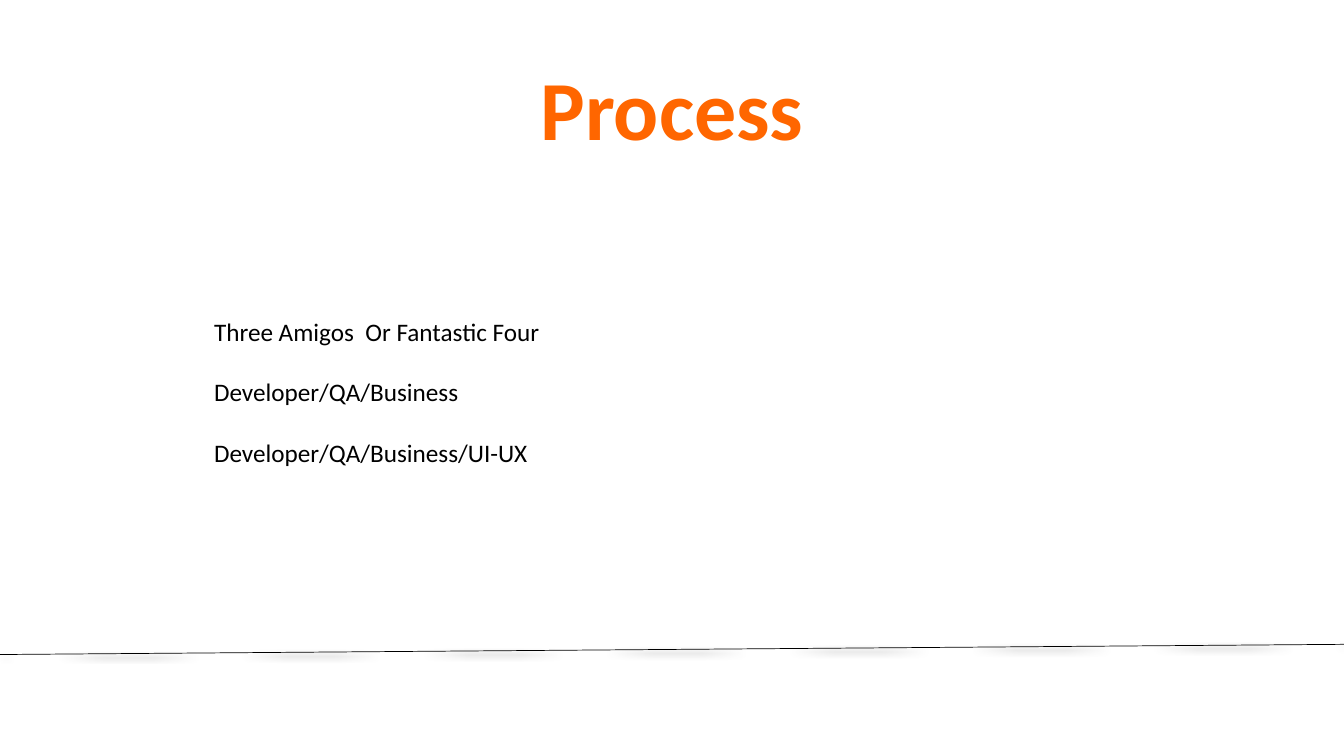
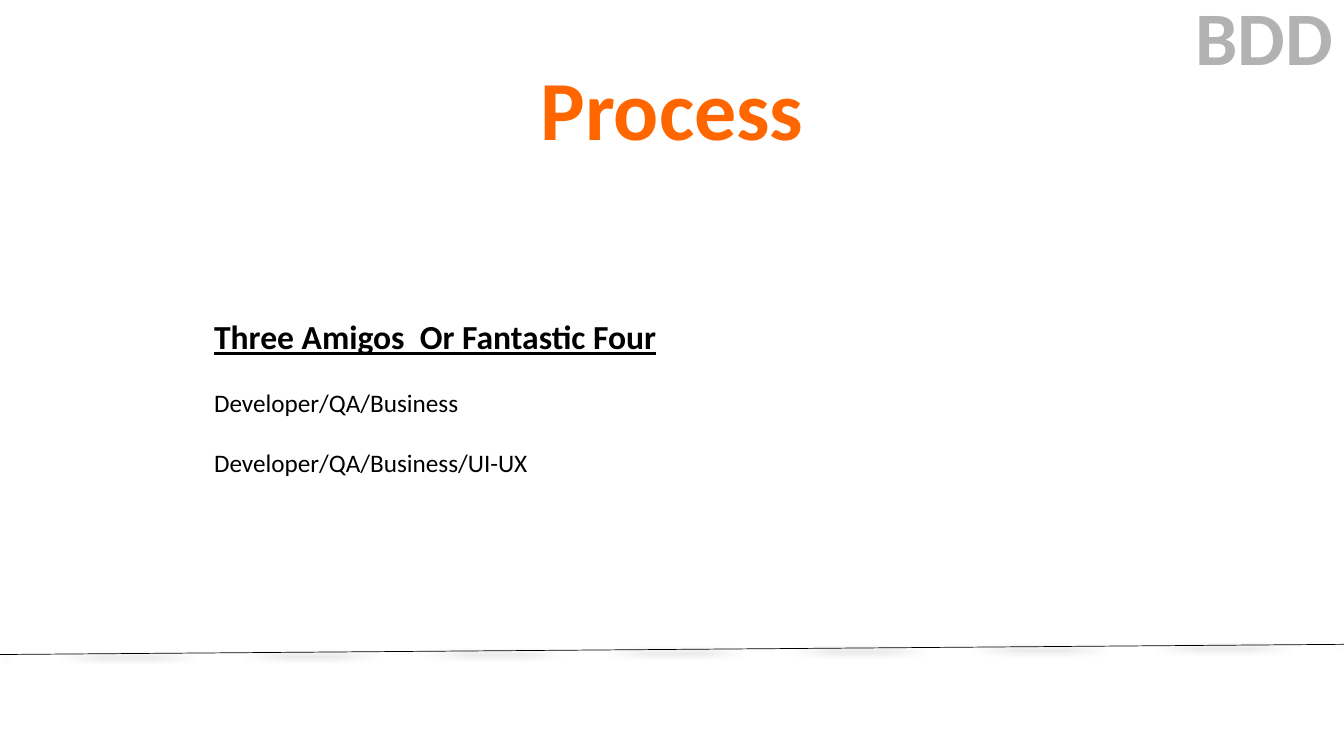
Before and after one commit to kirankoirala/bdd_in_a_nutshell, a slide deck: slide 4 of BDD.pptx. Drawn at 1344x756 pixels with LibreOffice and Linux fonts; fonts in the diff are those of the drawing; background and template pictures are left out. Boxes give left, top, right and bottom in pixels: in the first picture for what was removed or moved away, otherwise in the second. Text is boxed around its words. In the diff, an @@ line names an element or a change of style, - is before the commit and + after.

```diff
--- a/BDD.pptx
+++ b/BDD.pptx
@@ text added at box(1196, 16, 1334, 65), 54 pt, text #B2B2B2, bold @@
+BDD
@@ text at box(214, 325, 656, 355): size 18 to 24 pt, bold on, underline on in "Three Amigos Or Fantastic Four" @@
```
Also in this commit, not shown: 6 other slides changed, 1 slide added, 2 other files.
